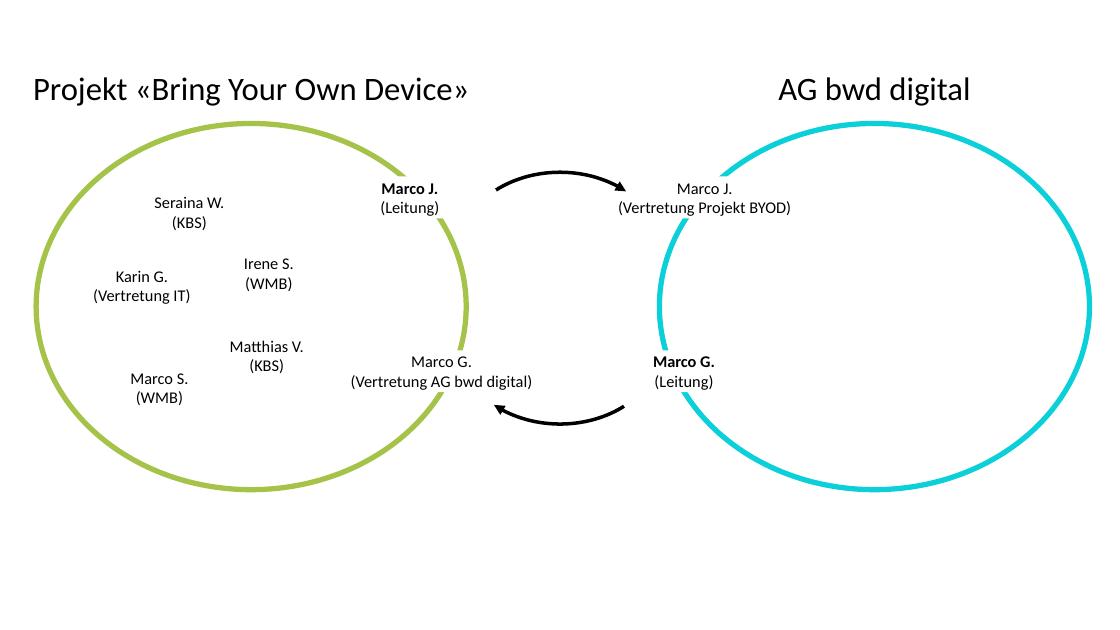
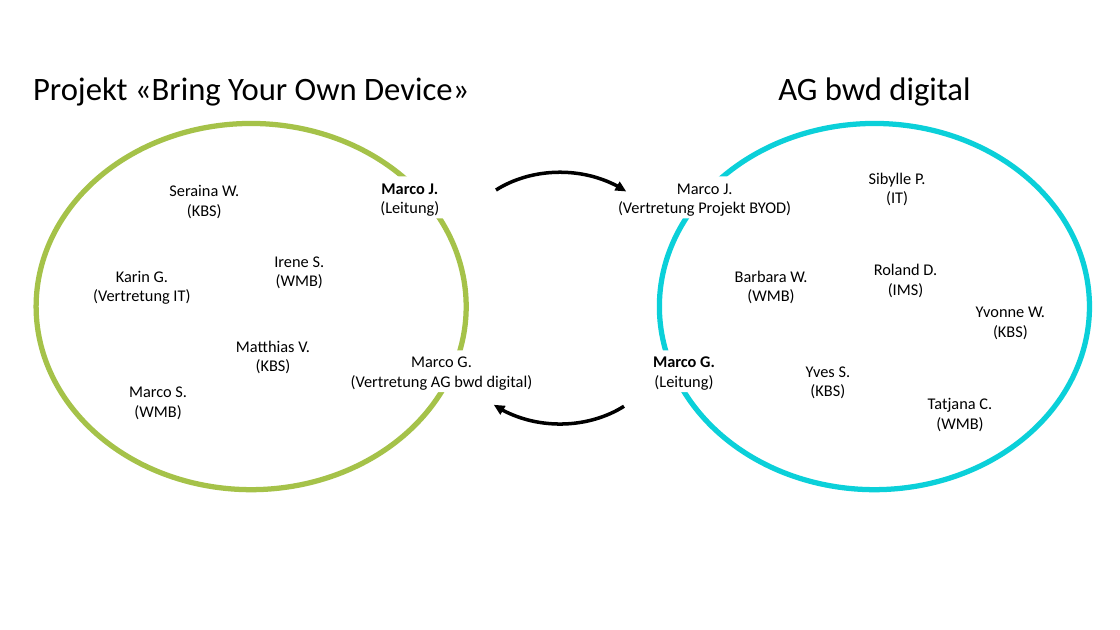
Before and after one commit to RolandStuder/lernblog-template, a slide deck: slide 1 of content/posts/projektstart-bring-your-own-device/organisation.pptx. Drawn at 1120x630 pixels with LibreOffice and Linux fonts; fonts in the diff are those of the drawing. Boxes give left, top, right and bottom in pixels: in the first picture for what was removed or moved away, otherwise in the second. Text is boxed around its words. In the diff, an @@ line names an element or a change of style, - is before the commit and + after.

```diff
--- a/content/posts/projektstart-bring-your-own-device/organisation.pptx
+++ b/content/posts/projektstart-bring-your-own-device/organisation.pptx
@@ text "Seraina W. (KBS)": place and size @@
-text "Seraina W. (KBS)" at box(154, 197, 224, 230)
+text "Seraina W. (KBS)" at box(169, 185, 239, 218)
@@ text added at box(869, 172, 926, 205), 14 pt, text #000000 @@
+Sibylle P.
+(IT)
@@ text "Irene S. (WMB)": place and size @@
-text "Irene S. (WMB)" at box(244, 258, 294, 291)
+text "Irene S. (WMB)" at box(274, 256, 325, 288)
@@ text added at box(874, 263, 937, 297), 14 pt, text #000000 @@
+Roland D.
+(IMS)
@@ text added at box(735, 270, 807, 303), 14 pt, text #000000 @@
+Barbara W.
+(WMB)
@@ text added at box(976, 306, 1045, 339), 14 pt, text #000000 @@
+Yvonne W.
+(KBS)
@@ text "Matthias V. (KBS)": place and size @@
-text "Matthias V. (KBS)" at box(230, 340, 304, 373)
+text "Matthias V. (KBS)" at box(236, 340, 310, 373)
@@ text "Marco S. (WMB)": place and size @@
-text "Marco S. (WMB)" at box(130, 373, 189, 405)
+text "Marco S. (WMB)" at box(129, 386, 187, 419)
@@ text added at box(806, 366, 851, 398), 14 pt, text #000000 @@
+Yves S.
+(KBS)
@@ text added at box(928, 397, 992, 431), 14 pt, text #000000 @@
+Tatjana C.
+(WMB)
```
Also in this commit, not shown: 14 other files.
